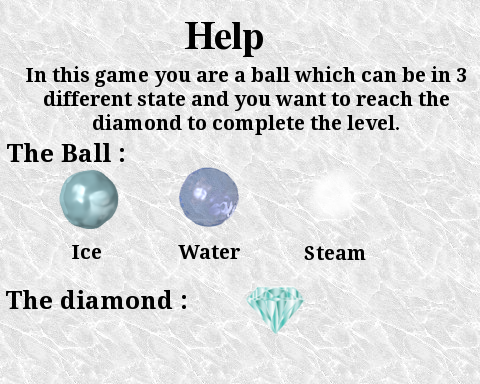
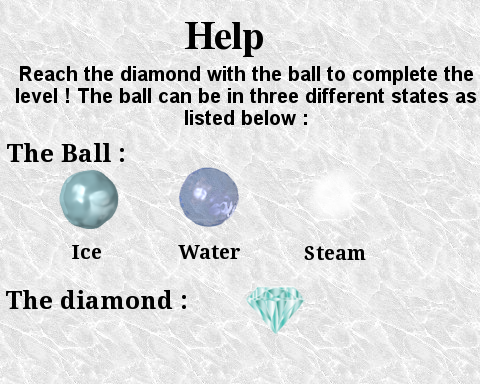
Comparing the layer stacks of the two 480 x 384 images. Changes:
renamed "In this game you are a ball wh..." to "Reach the diamond with the bal...", painted on it over (16, 66, 476, 135)
